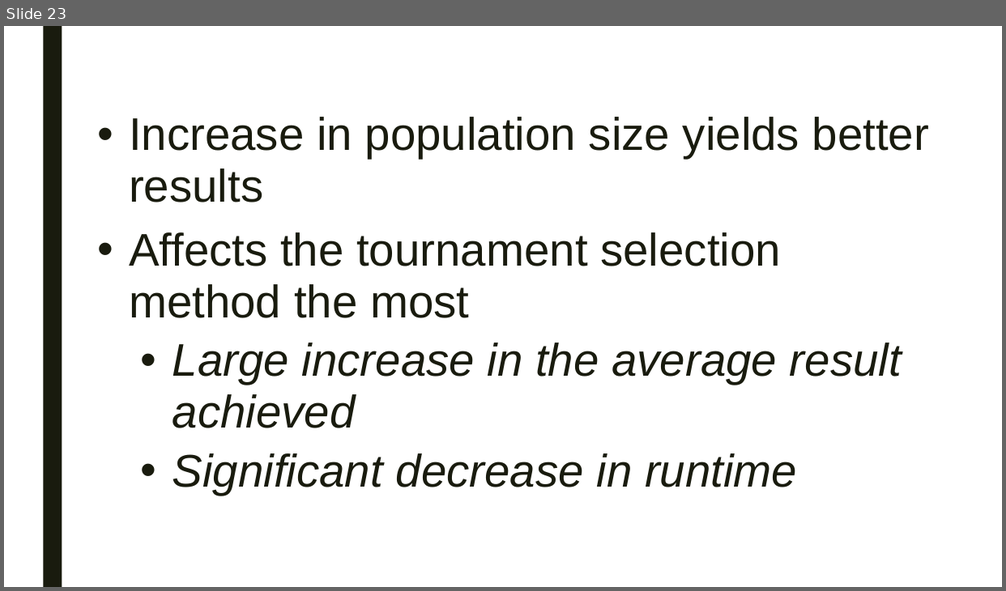
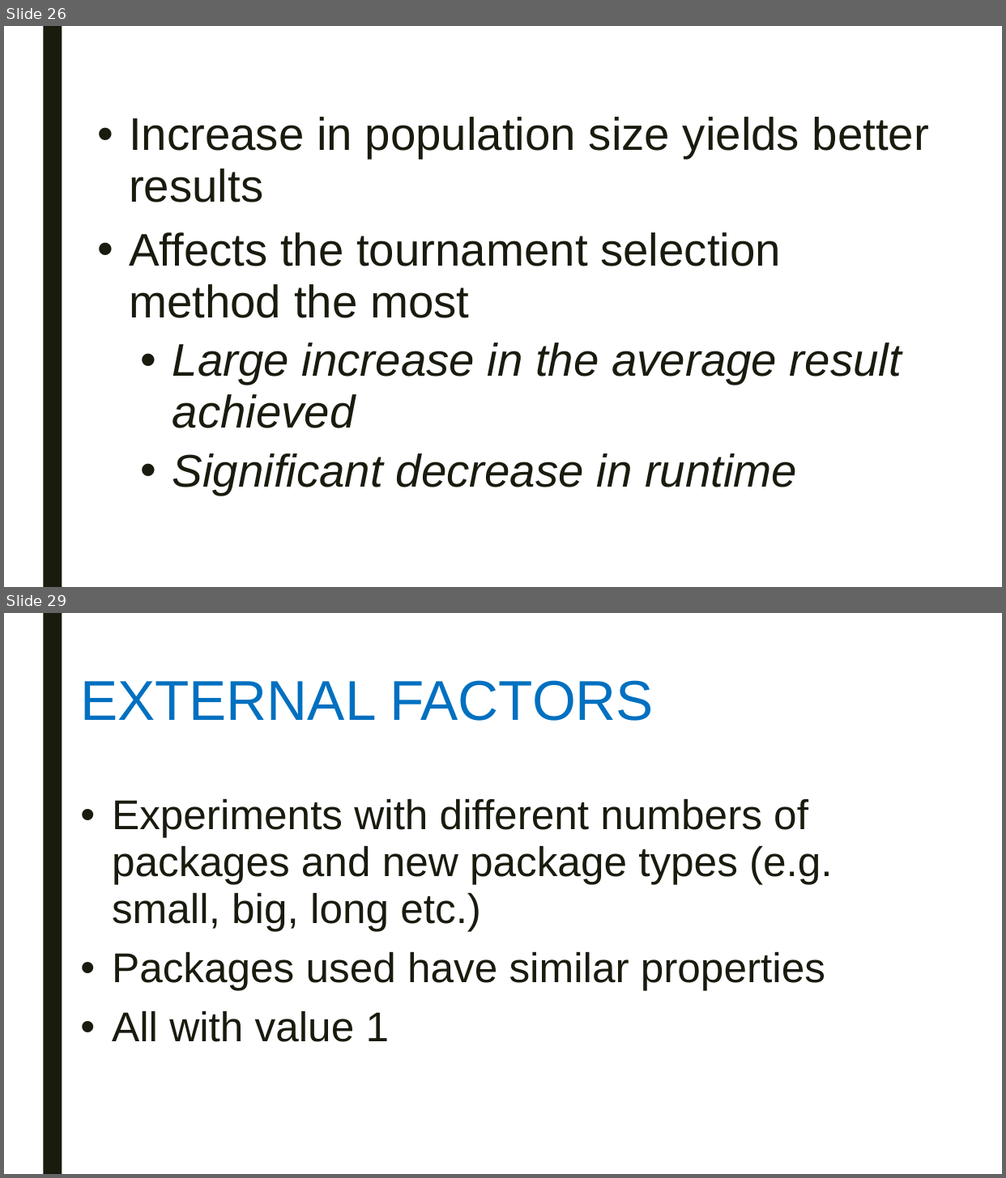
Before and after one commit to swengeler/PP3, a slide deck: Report, presentation and related stuff/Knapsack_problem.pptx. Shown one above the other, each under a label of ours: slide 23 before the commit, slides 26 and 29 after it; the slides between them are not shown. The pictures are 1006x591 and 1006x1178 pixels, drawn with LibreOffice and Linux fonts; fonts in the diff are those of the drawing. Boxes give left, top, right and bottom in pixels: in the first picture for what was removed or moved away, otherwise in the second. Text is boxed around its words. In the diff, an @@ line names an element or a change of style, - is before the commit and + after.

```diff
--- a/Report, presentation and related stuff/Knapsack_problem.pptx
+++ b/Report, presentation and related stuff/Knapsack_problem.pptx
@@ slide 29 added at (4,613,1002,1174), background #FFFFFF; not listed: 1 template element that a slide beside it also shows @@
@@ text added at (80,680,654,721), 54 pt, text #0070C0 @@
+EXTERNAL FACTORS
@@ text added at (112,798,833,1042), 40 pt, text #191B0E @@
+• Experiments with different numbers of packages and new package types (e.g. small, big, long etc.)
+• Packages used have similar properties
+• All with value 1
@@ what was slide 23 is now slide 26 @@
```
Also in this commit, not shown: 13 slides changed, 12 other slides added, 8 slides removed.
